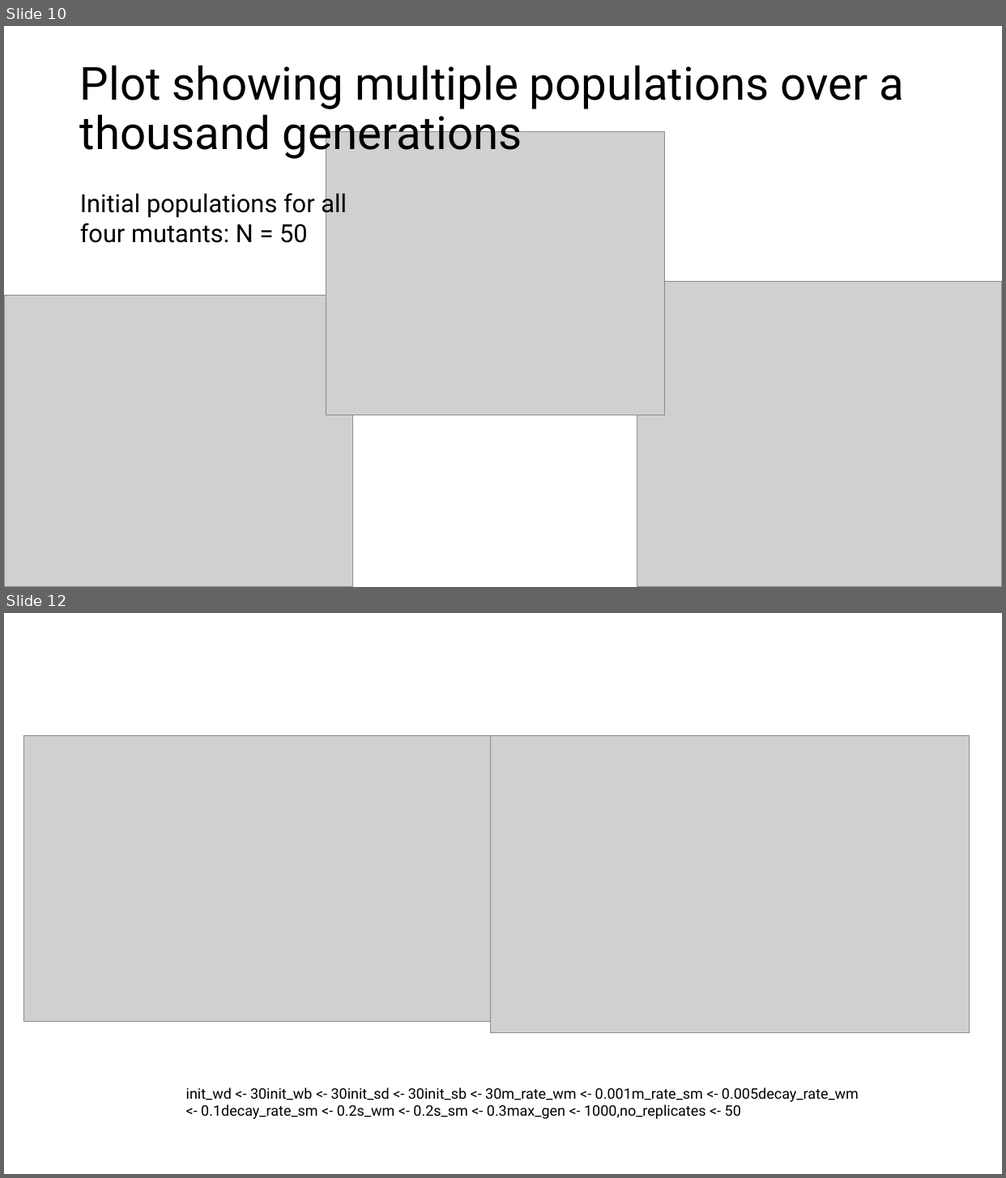
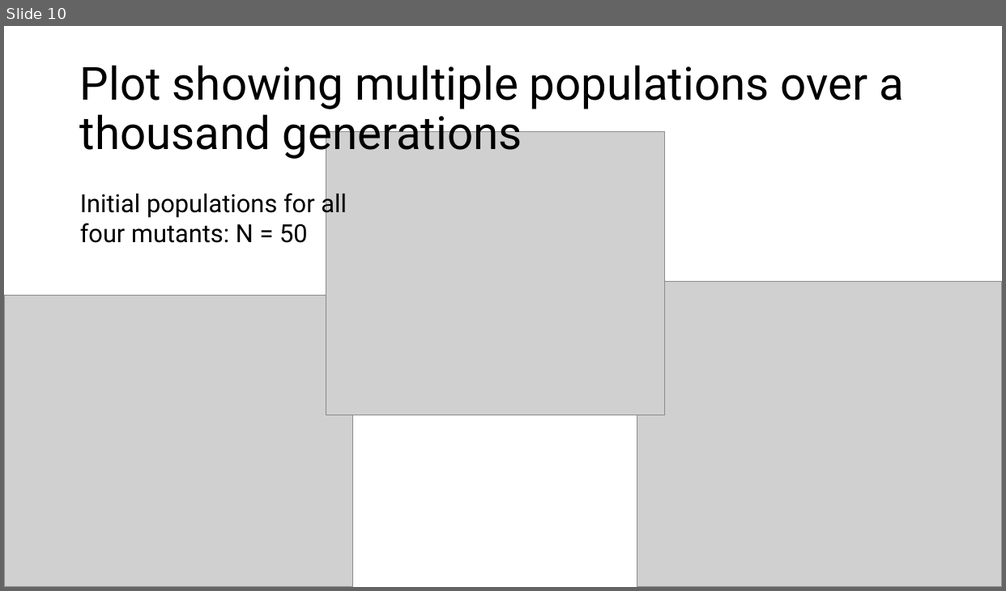
Before and after one commit to Julia-Eggenschwiler/THEEproject_Jaelle_Julia, a slide deck: THEE_project.pptx. Shown one above the other, each under a label of ours: slides 10 and 12 before the commit, slide 10 after it; the slides between them are not shown. The pictures are 1006x1178 and 1006x591 pixels, drawn with LibreOffice and Linux fonts; fonts in the diff are those of the drawing; grey boxes stand for pictures. Boxes give left, top, right and bottom in pixels: in the first picture for what was removed or moved away, otherwise in the second. Text is boxed around its words. In the diff, an @@ line names an element or a change of style, - is before the commit and + after.

Commit message:
update

```diff
--- a/THEE_project.pptx
+++ b/THEE_project.pptx
@@ slide 12 removed at (4, 613, 1002, 1174), background #FFFFFF @@
@@ picture removed at (23, 736, 490, 1022) @@
@@ picture removed at (490, 736, 969, 1033) @@
@@ text removed at (186, 1088, 859, 1119) @@
-init_wd <- 30init_wb <- 30init_sd <- 30init_sb <- 30m_rate_wm <- 0.001m_rate_sm <- 0.005decay_rate_wm <- 0.1decay_rate_sm <- 0.2s_wm <- 0.2s_sm <- 0.3max_gen <- 1000,no_replicates <- 50
```
Also in this commit, not shown: 2 slides added, 1 other slide removed.
